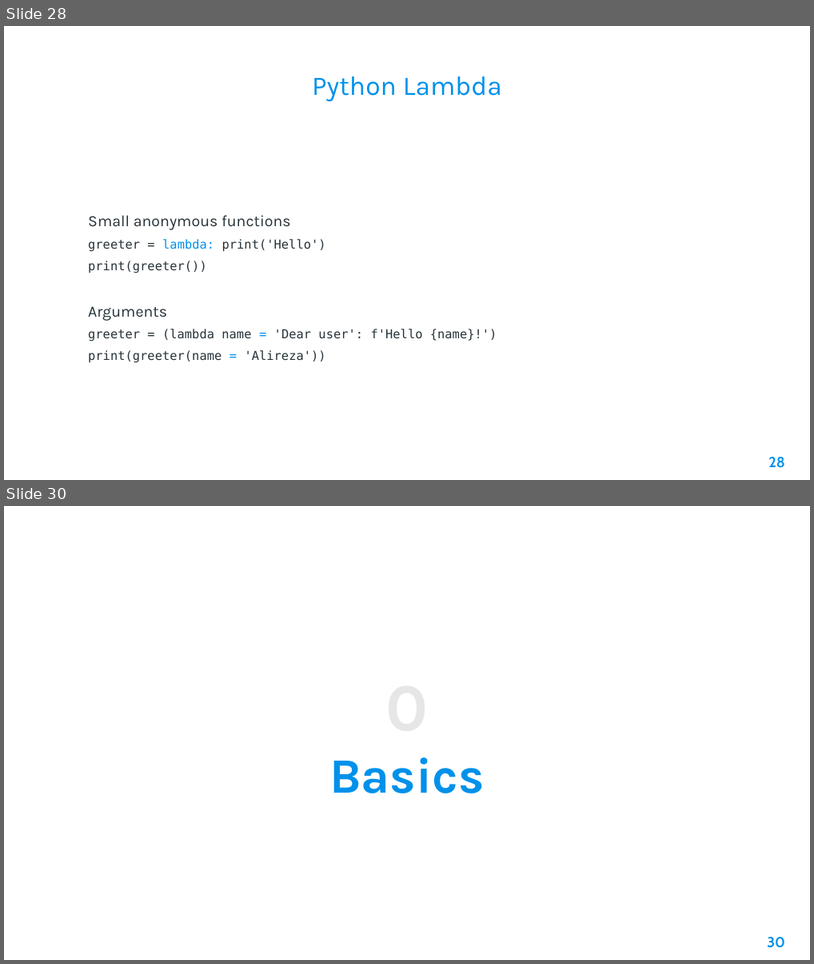
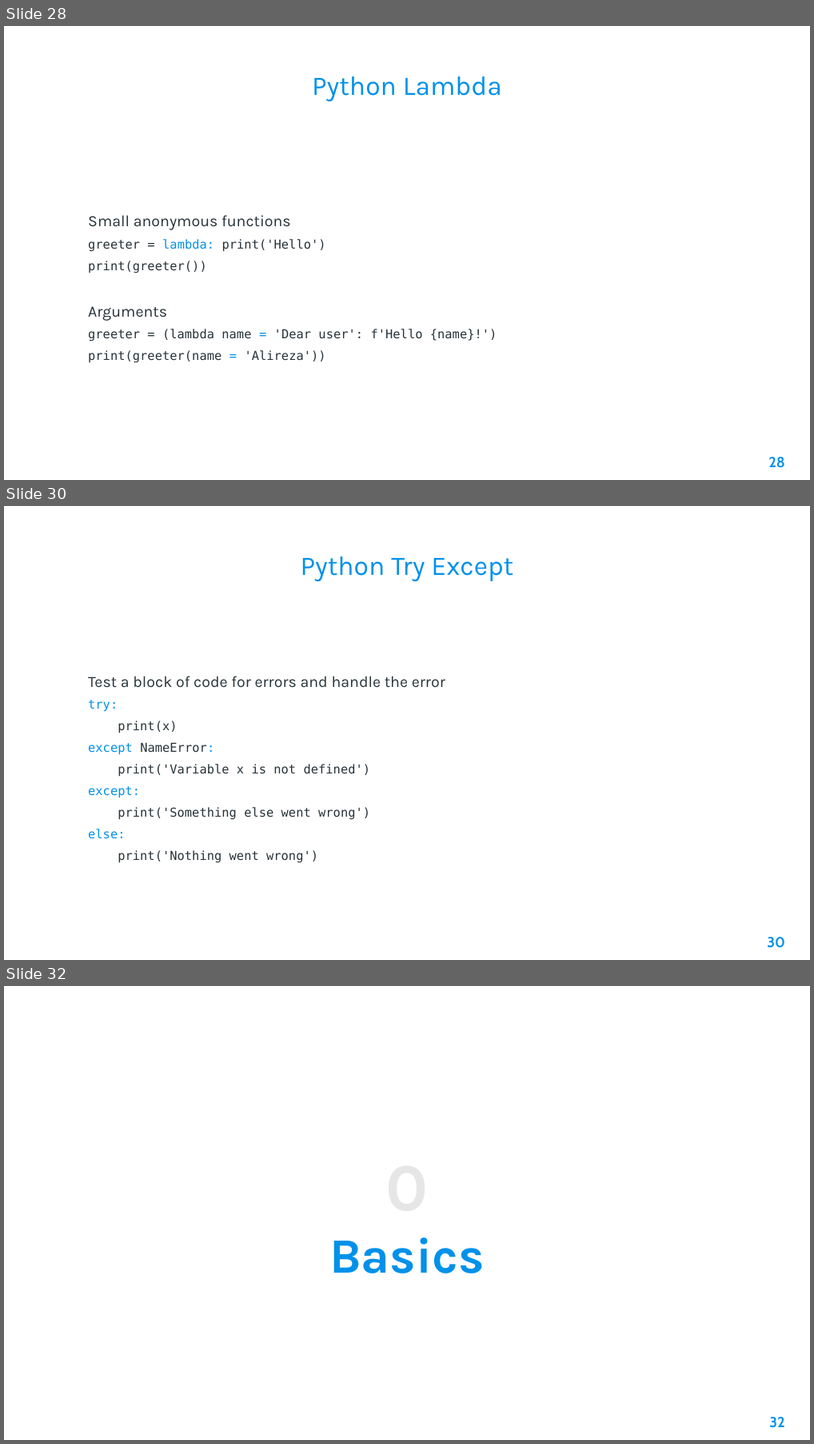
Before and after one commit to AleeRezaa/learn-python, a slide deck: Python.pptx. Shown one above the other, each under a label of ours: slides 28 and 30 before the commit, slides 28, 30 and 32 after it; the slides between them are not shown. The pictures are 814x964 and 814x1444 pixels, drawn with LibreOffice and Linux fonts; fonts in the diff are those of the drawing; background and template pictures are left out. Boxes give left, top, right and bottom in pixels: in the first picture for what was removed or moved away, otherwise in the second. Text is boxed around its words. In the diff, an @@ line names an element or a change of style, - is before the commit and + after.

Commit message:
add try except

```diff
--- a/Python.pptx
+++ b/Python.pptx
@@ slide 30 added at [4,506,810,960], background picture (left out) @@
@@ title added at [301,556,514,581], 24 pt, text #0091EA @@
+Python Try Except
@@ text added at [88,676,446,863], 11 pt, text #263238 @@
+Test a block of code for errors and handle the error
+try:
+print(x)
+except NameError:
+print('Variable x is not defined')
+except:
+print('Something else went wrong')
+else:
+print('Nothing went wrong')
@@ page number added at [767,936,786,948], 13 pt, text #0091EA, bold @@
+30
@@ what was slide 30 is now slide 32 @@
@@ page number at [770,1416,785,1428]: text changed @@
-30
+32
```
Also in this commit, not shown: 6 slides changed, 1 other slide added, 1 other file.
